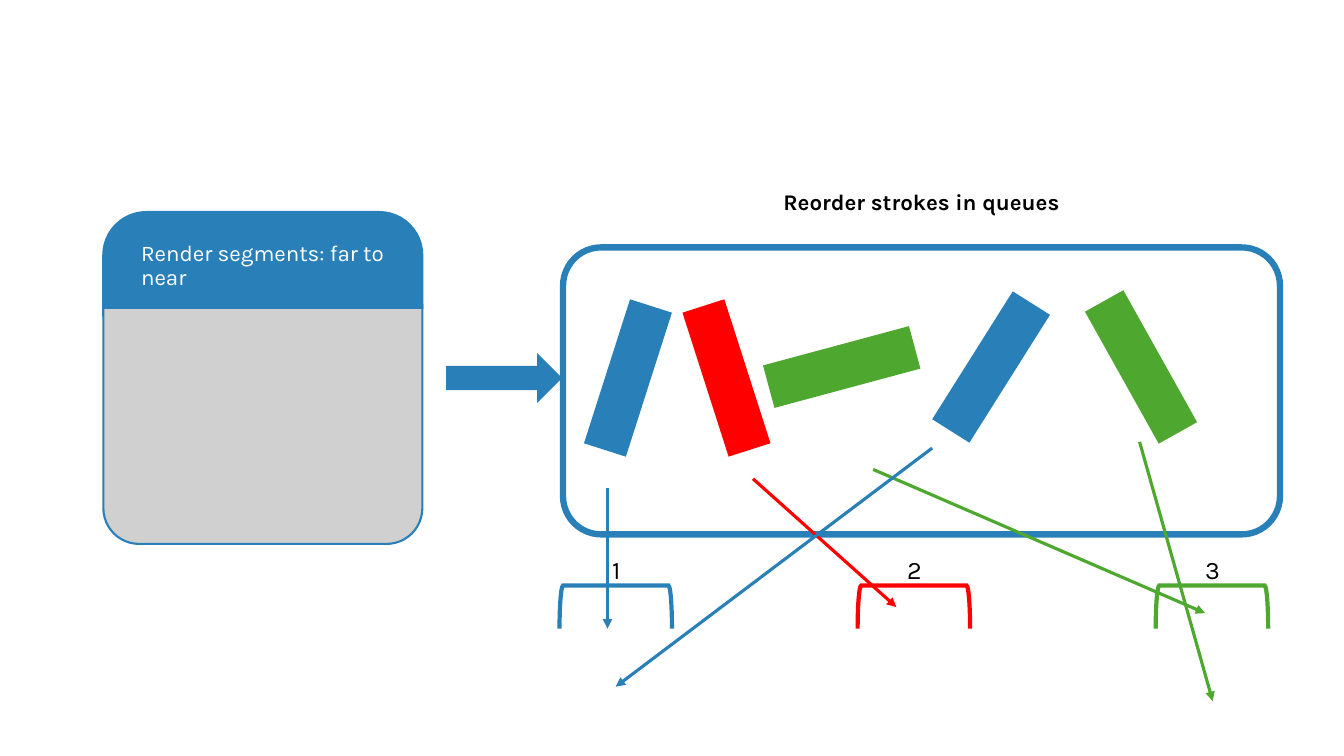
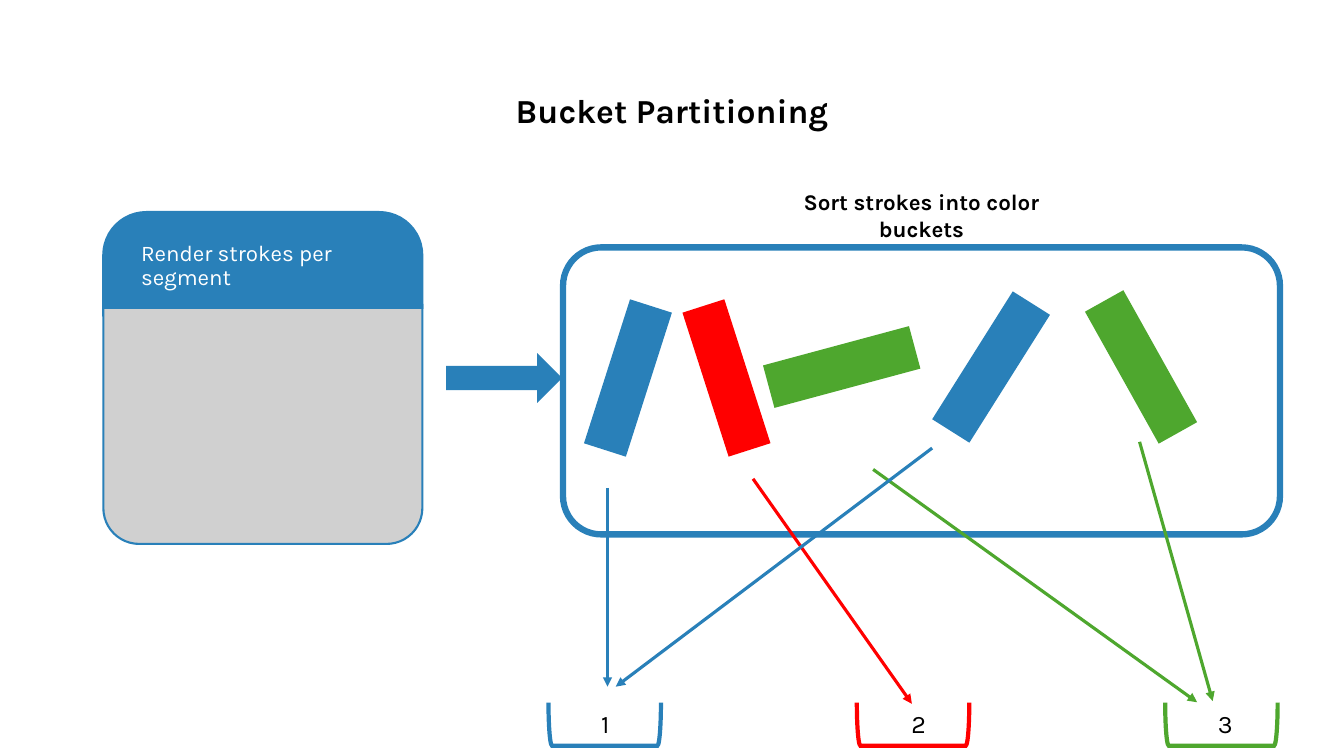
Before and after one commit to SimonMeersschaut/paint-bot, a slide deck: slide 5 of docs/stroke_algorithm/figures.pptx (slide 4 before the commit). Drawn at 1344x756 pixels with LibreOffice and Linux fonts; fonts in the diff are those of the drawing; grey boxes stand for pictures. Boxes give left, top, right and bottom in pixels: in the first picture for what was removed or moved away, otherwise in the second. Text is boxed around its words. In the diff, an @@ line names an element or a change of style, - is before the commit and + after.

```diff
--- a/docs/stroke_algorithm/figures.pptx
+++ b/docs/stroke_algorithm/figures.pptx
@@ text added at <box>516,99,828,132</box>, 24 pt, text #000000, bold @@
+Bucket Partitioning
@@ text at <box>804,194,1039,238</box>: text changed @@
-Reorder strokes in queues
+Sort strokes into color buckets
@@ text at <box>141,245,332,291</box>: text changed @@
-Render segments: far to near
+Render strokes per segment
@@ arrow moved from (753, 479) - (896, 607) to (753, 479) - (912, 704) @@
@@ arrow moved from (873, 470) - (1206, 613) to (873, 470) - (1198, 703) @@
@@ arrow moved from (608, 488) - (608, 629) to (608, 488) - (608, 687) @@
@@ text "1" rewrapped from <box>612,563,620,585</box> to <box>601,717,609,733</box> @@
@@ text "2" rewrapped from <box>907,563,922,585</box> to <box>911,717,926,733</box> @@
@@ rotation 90 to 270 degrees in 3 elements at <box>549,703,662,747</box>, <box>858,703,970,747</box>, <box>1165,703,1278,747</box> @@
@@ text "3" rewrapped from <box>1205,563,1220,585</box> to <box>1218,717,1233,734</box> @@
```
Also in this commit, not shown: 2 slides added, 6 other files.
